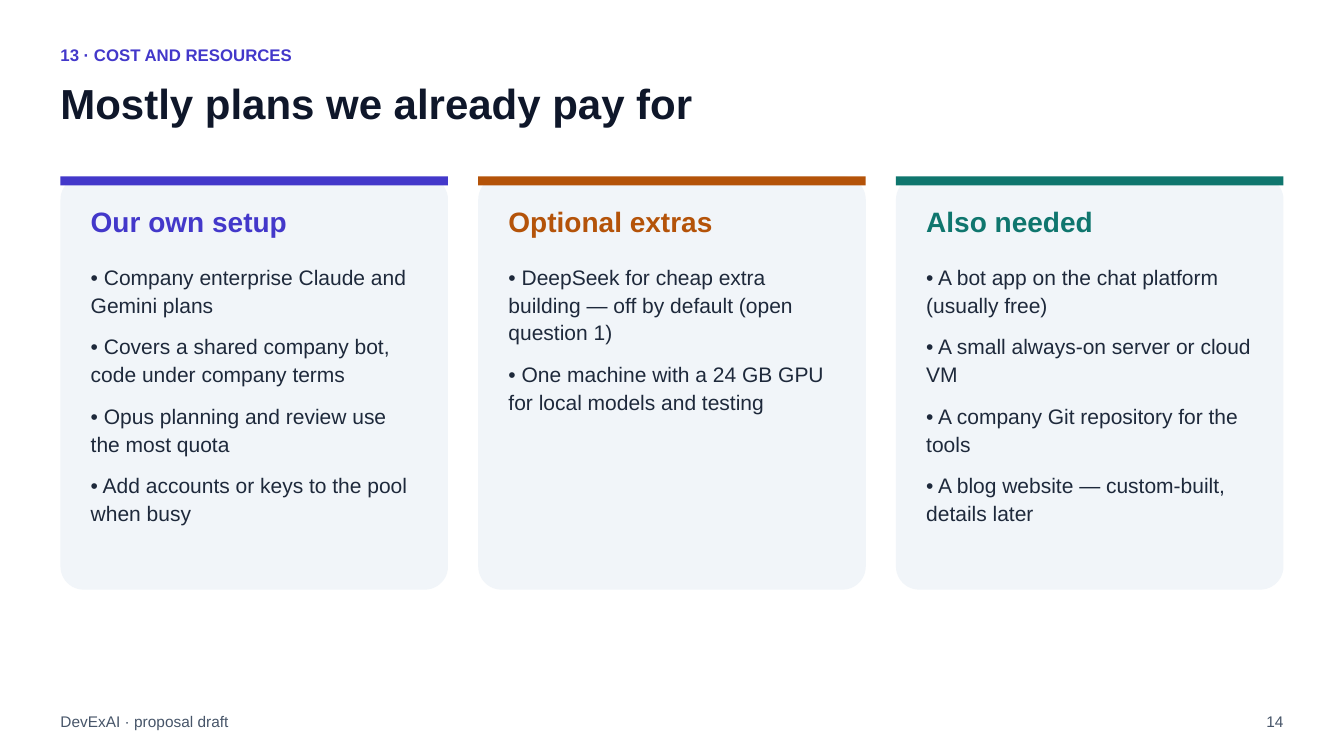
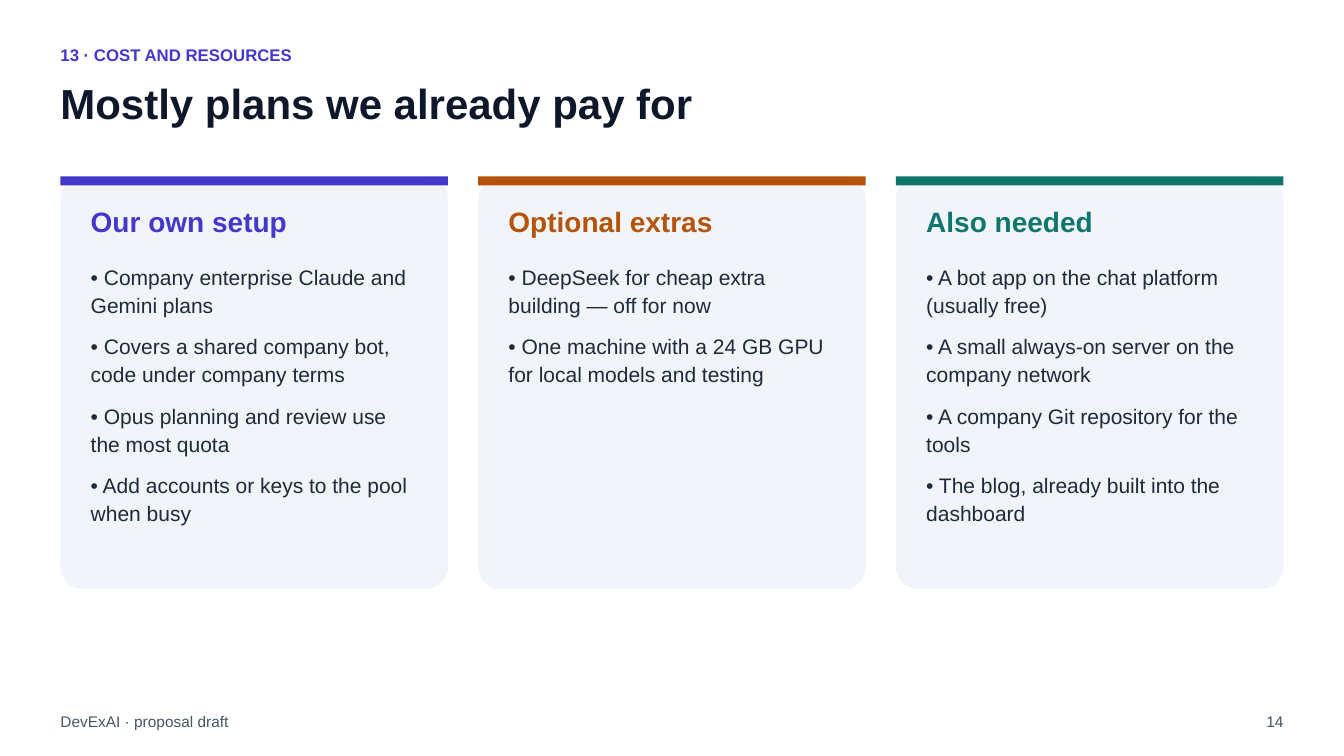
Before and after one commit to raghavsatyadev/DevExAI, a slide deck: slide 14 of DevExAI.pptx. Drawn at 1344x756 pixels with LibreOffice and Linux fonts; fonts in the diff are those of the drawing. Boxes give left, top, right and bottom in pixels: in the first picture for what was removed or moved away, otherwise in the second. Text is boxed around its words. In the diff, an @@ line names an element or a change of style, - is before the commit and + after.

```diff
--- a/DevExAI.pptx
+++ b/DevExAI.pptx
@@ text at bbox=[508, 269, 766, 317]: text changed @@
-• DeepSeek for cheap extra building — off by default (open question 1)
+• DeepSeek for cheap extra building — off for now
@@ text at bbox=[926, 338, 1234, 387]: text changed @@
-• A small always-on server or cloud VM
+• A small always-on server on the company network
@@ text at bbox=[926, 477, 1220, 521]: text changed @@
-• A blog website — custom-built, details later
+• The blog, already built into the dashboard
```
Also in this commit, not shown: 13 other slides changed, 3 other files.
